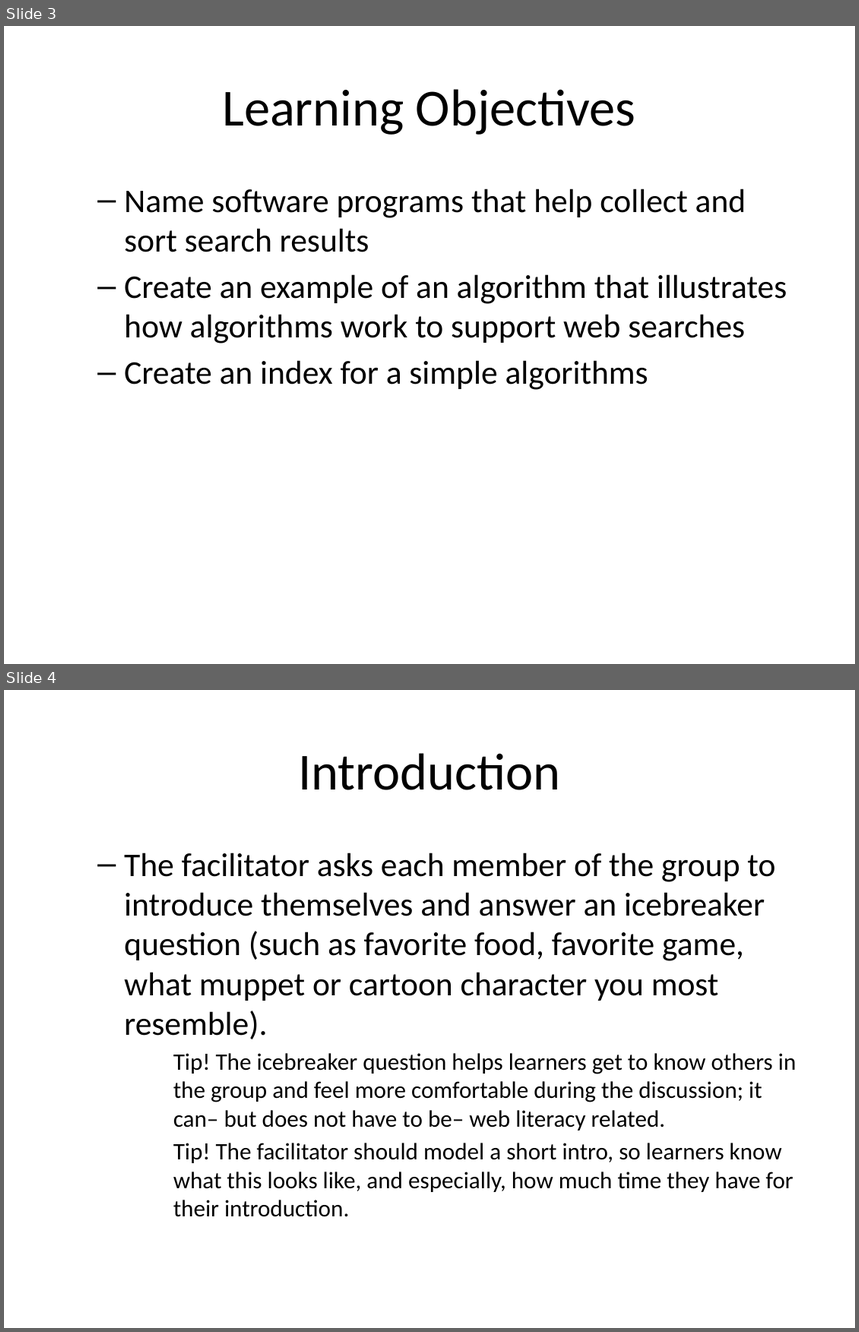
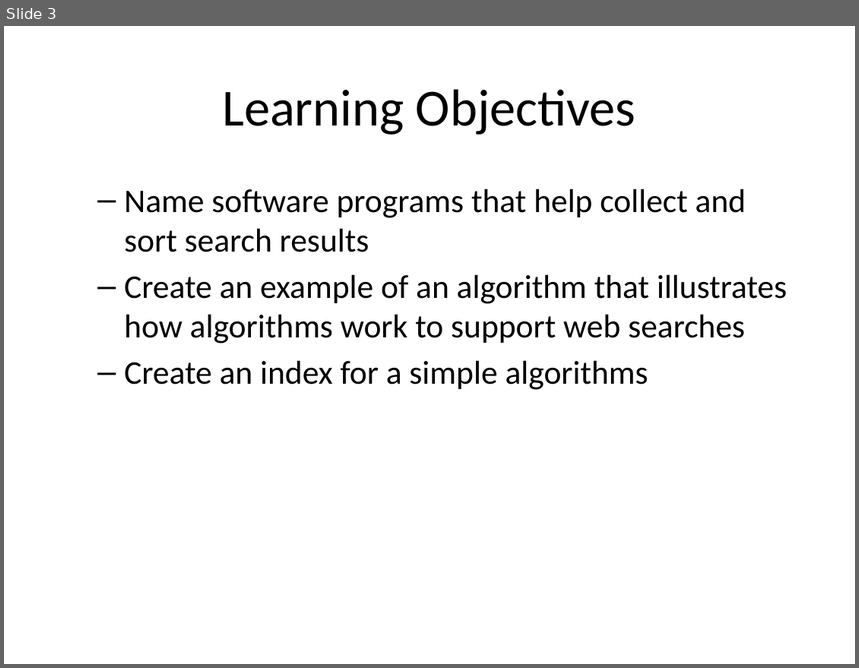
Before and after one commit to mr-eggleton/web-lit-core, a slide deck: powerpoints/04-search-party.pptx. Shown one above the other, each under a label of ours: slides 3 and 4 before the commit, slide 3 after it. The pictures are 859x1332 and 859x668 pixels, drawn with LibreOffice and Linux fonts; fonts in the diff are those of the drawing. Boxes give left, top, right and bottom in pixels: in the first picture for what was removed or moved away, otherwise in the second. Text is boxed around its words. In the diff, an @@ line names an element or a change of style, - is before the commit and + after.

```diff
--- a/powerpoints/04-search-party.pptx
+++ b/powerpoints/04-search-party.pptx
@@ slide 4 removed at [4, 690, 855, 1328], background #FFFFFF @@
@@ title removed at [298, 753, 560, 790] @@
-Introduction
@@ text removed at [124, 853, 797, 1217] @@
-  – The facilitator asks each member of the group to introduce themselves and answer an icebreaker question (such as favorite food, favorite game, what muppet or cartoon character you most resemble).
-Tip! The icebreaker question helps learners get to know others in the group and feel more comfortable during the discussion; it can– but does not have to be– web literacy related.
-Tip! The facilitator should model a short intro, so learners know what this looks like, and especially, how much time they have for their introduction.
```
Also in this commit, not shown: 4 slides changed, 8 slides added, 3 other files.
